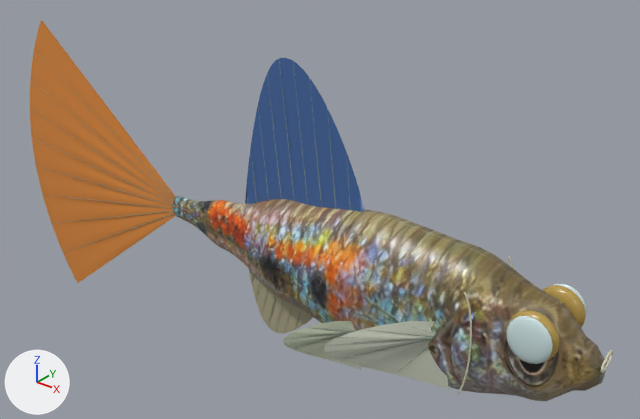
Renders of the glTF model assets/species/guppy-mobile.glb from each side of a commit.
Both versions are drawn from a 50 mm lens placed at (0.404, -0.465, 0.333), pointed at (0.002, 0.037, 0.022). Lighting does not change. The marker at lower left points along +X, +Y and +Z. The older version comes first. Vertices at exactly the same position are counted once.

In view in the first picture: 'anal', 'dorsal', 'dorsal-ray', 'eye-cornea--1', 'eye-iris--1', 'pectoral-right', 'pelvic-right', 'skin', 'tail' and 1 more.
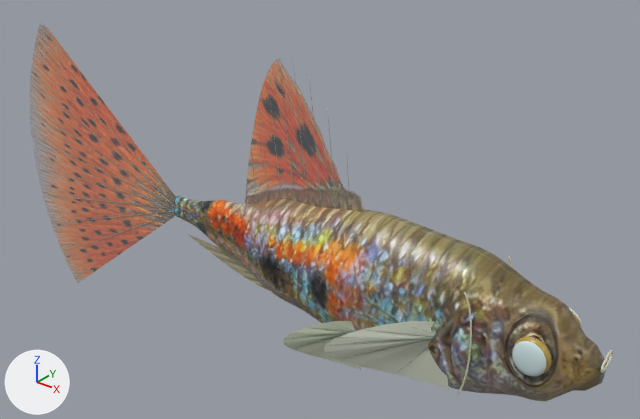
Where the change shows, as pixel boxes (x1, y1, x2, y2) in the pictures (640 x 419 px; the box of a moved part takes in the faces that stretch with it):
'tail', recoloured, surface changed
    both: (30, 25, 176, 283)
'dorsal', reshaped
    before: (245, 58, 364, 212)
    after: (245, 59, 364, 212)
'eye-cornea--1', reshaped (12% narrower, 15% shorter)
    before: (506, 283, 586, 364)
    after: (512, 307, 582, 376)
'anal', reshaped
    before: (249, 269, 313, 334)
    after: (187, 234, 270, 291)
'eye-iris--1', reshaped (mostly hidden afterwards)
    before: (509, 285, 585, 360)
    after: (514, 312, 581, 374)
part 1 of me_dorsal_001, reshaped
    both: (245, 184, 249, 204)
part 2 of me_dorsal_001, recoloured (blue to brown)
    both: (247, 59, 364, 212)
part 5 of me_eye_iris__1_001, moved or reshaped (mostly hidden afterwards)
    before: (542, 285, 585, 327)
    after: (572, 312, 581, 327)
part 6 of me_eye_iris__1_001, moved or reshaped
    before: (509, 310, 559, 360)
    after: (514, 336, 551, 374)
part 7 of me_eye_cornea__1_001, moved or reshaped (mostly hidden afterwards)
    before: (551, 283, 586, 317)
    after: (569, 307, 582, 328)
part 8 of me_eye_cornea__1_001, moved or reshaped
    before: (506, 316, 552, 364)
    after: (512, 341, 546, 376)

The change, as a diff of the scene's bpy script:
```diff
--- a/assets/species/guppy-mobile.glb.py
+++ b/assets/species/guppy-mobile.glb.py
@@ mat_fin_dorsal_003 @@
+mat_fin_dorsal_003 = principled_material('fin:dorsal.003')
+mat_fin_dorsal_003.texture = img_guppy_fin_dorsal  # with its transparency
+mat_fin_dorsal_003.roughness = 0.4
+mat_fin_dorsal_003.coat_weight = 0.18
+mat_fin_dorsal_003.coat_roughness = 0.24
@@ me_dorsal_001 @@
 # verts and faces of me_dorsal_001; kept vertices keep their numbers, new ones are numbered from 143
-me_dorsal_001.from_pydata(...)  # 143 vertices, 234 faces; spans x -0.0454..0.0737, y -0.001..0.001, z 0.024..0.1551
+me_dorsal_001.from_pydata(...)  # 140 vertices, 230 faces; spans x -0.0454..0.0737, y -0.001..0.001, z 0.024..0.1551
+# me_dorsal_001 part 1
+delete_vertices([140, 141, 142])  # with the faces that use them
+faces += [(133, 134, 139), (134, 135, 139), (135, 136, 139), (136, 137, 139), (137, 138, 139)]
+# me_dorsal_001 part 2: 225 faces spanning x -0.0421..0.0737, y -0.001..0.001, z 0.0257..0.1551 switch from mat_fin_dorsal_001 (blue #4267a1) to mat_fin_dorsal_003 (picture img_guppy_fin_dorsal)
@@ me_anal_001 @@
-me_anal_001.from_pydata(...)  # 143 vertices, 234 faces; spans x -0.0454..0.0314, y -0.001..0.001, z -0.0841..-0.024
+me_anal_001.from_pydata(...)  # 145 vertices, 235 faces; spans x -0.1174..0.0314, y -0.001..0.001, z -0.0455..-0.024
+# me_anal_001 part 3
+# 118 vertices are removed from x -0.0454..0.0279, y -0.001..0.001, z -0.0841..-0.024
+# 234 faces are deleted
+# 120 vertices are added at x -0.1174..0.0276, y -0.001..0.001, z -0.0455..-0.024
+# 235 new faces join them
 me_anal_001.materials.append(mat_fin_anal_001)
@@ me_tail_001 @@
 me_tail_001.from_pydata(...)  # 174 vertices, 280 faces; spans x -0.33..-0.126, y -0.003..0.001, z -0.138..0.138
-me_tail_001.materials.append(mat_fin_caudal_001)  # orange #e18b37
+# me_tail_001 part 4: texture (UV) coordinates of 280 of 280 faces, centred in x -0.316..-0.137, y -0.003..0.001, z -0.126..0.123, changed; they spanned u 0.0..1.0, v 0.0..1.0 and now span u 0.0..1.0, v 0.0..1.0
+me_tail_001.materials.append(mat_fin_caudal_003)  # picture img_guppy_fin_caudal
@@ me_eye_iris__1_001 @@
-me_eye_iris__1_001.from_pydata(...)  # 356 vertices, 704 faces; spans x 0.2003..0.2351, y -0.0266..0.0266, z 0.0031..0.0379
+me_eye_iris__1_001.from_pydata(...)  # 356 vertices, 704 faces; spans x 0.2066..0.2327, y -0.0273..0.0273, z -0.005..0.0211
+# me_eye_iris__1_001 part 5: the loose piece of 178 vertices spanning x 0.2003..0.2351, y 0.0119..0.0266, z 0.0031..0.0379 is scaled about its middle by 0.748, then moved by (0.002, 0.0026, -0.0125)
+# me_eye_iris__1_001 part 6: the loose piece of 178 vertices spanning x 0.2003..0.2351, y -0.0266..-0.0119, z 0.0031..0.0379 is scaled about its middle by 0.748, then moved by (0.002, -0.0026, -0.0125)
 me_eye_iris__1_001.materials.append(mat_iris_001)
@@ me_eye_cornea__1_001 @@
-me_eye_cornea__1_001.from_pydata(...)  # 356 vertices, 704 faces; spans x 0.202..0.2333, y -0.029..0.029, z 0.004..0.0371
+me_eye_cornea__1_001.from_pydata(...)  # 356 vertices, 704 faces; spans x 0.208..0.2314, y -0.0291..0.0291, z -0.0043..0.0204
+# me_eye_cornea__1_001 part 7: the loose piece of 178 vertices spanning x 0.202..0.2333, y 0.021..0.029, z 0.004..0.0371 is scaled about its middle by 0.748, then moved by (0.002, 0.0012, -0.0125)
+# me_eye_cornea__1_001 part 8: the loose piece of 178 vertices spanning x 0.202..0.2333, y -0.029..-0.021, z 0.004..0.0371 is scaled about its middle by 0.748, then moved by (0.002, -0.0012, -0.0125)
 me_eye_cornea__1_001.materials.append(mat_cornea_001)
```
